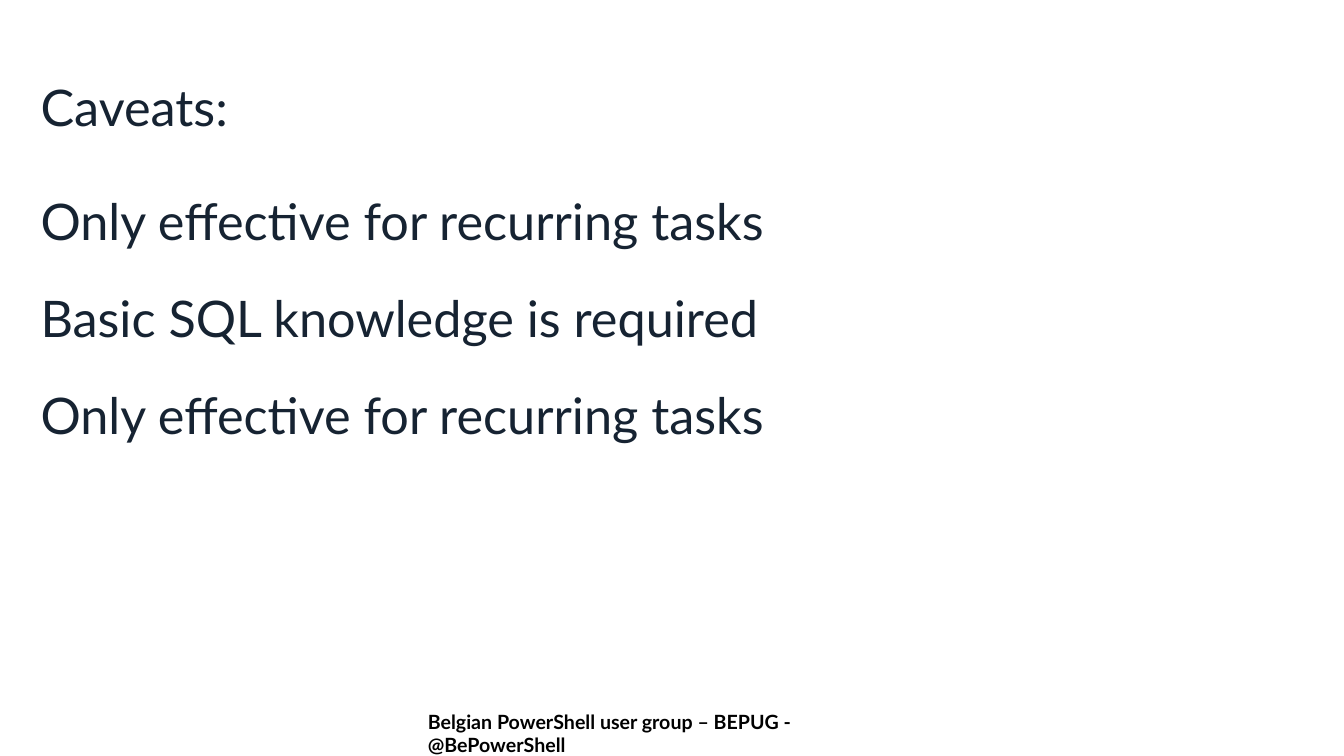
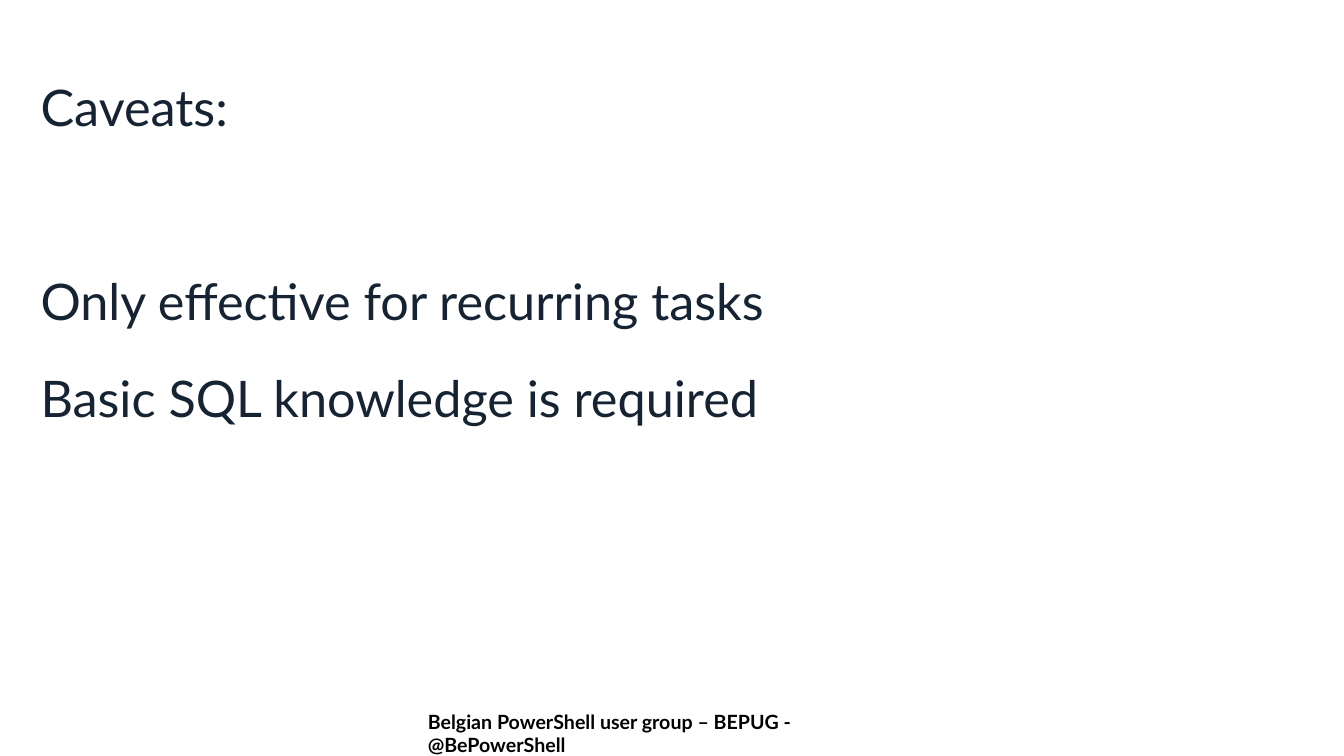
Before and after one commit to BEPUG/meetups, a slide deck: slide 7 of 20180927/Stick to the full potential of PowerShell/Stick to the full potential of PowerShell.pptx. Drawn at 1344x756 pixels with LibreOffice and Linux fonts; fonts in the diff are those of the drawing; background and template pictures are left out. Boxes give left, top, right and bottom in pixels: in the first picture for what was removed or moved away, otherwise in the second. Text is boxed around its words. In the diff, an @@ line names an element or a change of style, - is before the commit and + after.

```diff
--- a/20180927/Stick to the full potential of PowerShell/Stick to the full potential of PowerShell.pptx
+++ b/20180927/Stick to the full potential of PowerShell/Stick to the full potential of PowerShell.pptx
@@ text "Only effective for recurring tasks": place and size @@
-text "Only effective for recurring tasks" at [41, 203, 763, 249]
+text "Only effective for recurring tasks" at [41, 283, 763, 328]
@@ text "Basic SQL knowledge is required": place and size @@
-text "Basic SQL knowledge is required" at [41, 300, 758, 346]
+text "Basic SQL knowledge is required" at [41, 380, 758, 425]
@@ text removed at [41, 397, 763, 443] @@
-Only effective for recurring tasks
```
Also in this commit, not shown: 4 other slides changed.
